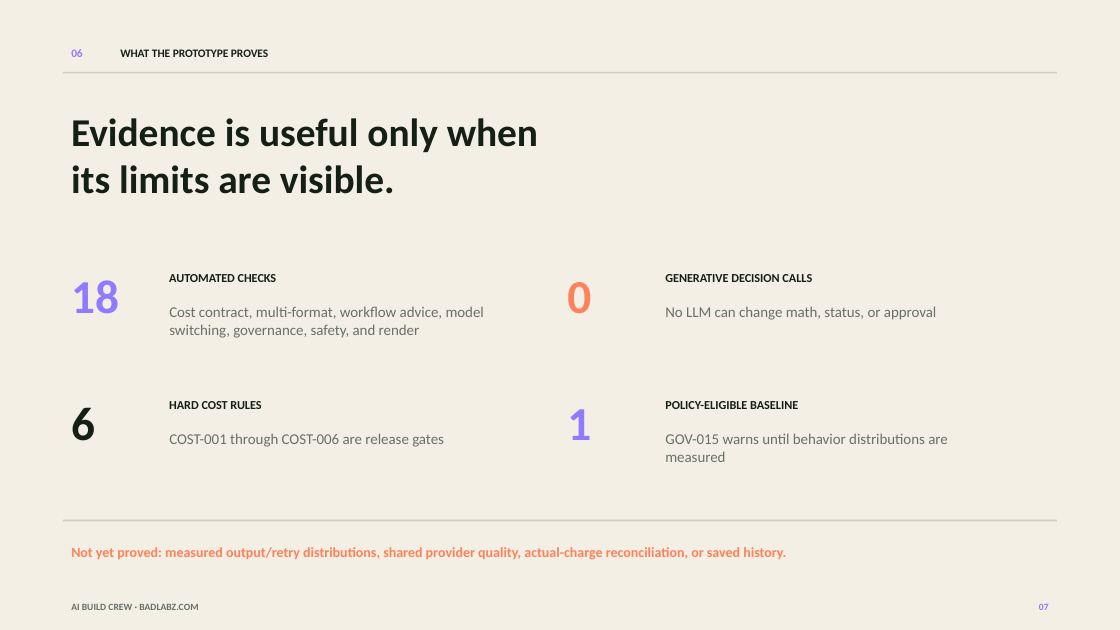
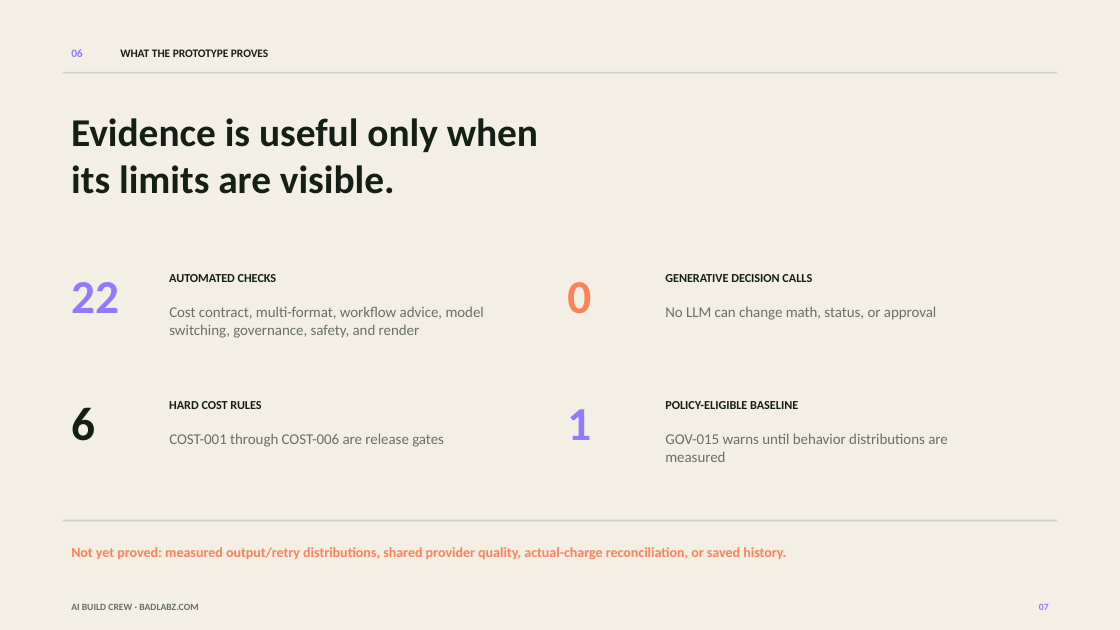
Before and after one commit to CTATX/ai-build-crew, a slide deck: slide 7 of artifacts/AI_BUILD_CREW_COST_CONTRACT_VIDEO_REVIEW.pptx. Drawn at 1120x630 pixels with LibreOffice and Linux fonts; fonts in the diff are those of the drawing. Boxes give left, top, right and bottom in pixels: in the first picture for what was removed or moved away, otherwise in the second. Text is boxed around its words. In the diff, an @@ line names an element or a change of style, - is before the commit and + after.

```diff
--- a/artifacts/AI_BUILD_CREW_COST_CONTRACT_VIDEO_REVIEW.pptx
+++ b/artifacts/AI_BUILD_CREW_COST_CONTRACT_VIDEO_REVIEW.pptx
@@ text at bbox=[71, 282, 119, 313]: text changed @@
-18
+22
```
Also in this commit, not shown: 1 other slide changed, 1 slide added, 8 other files.
